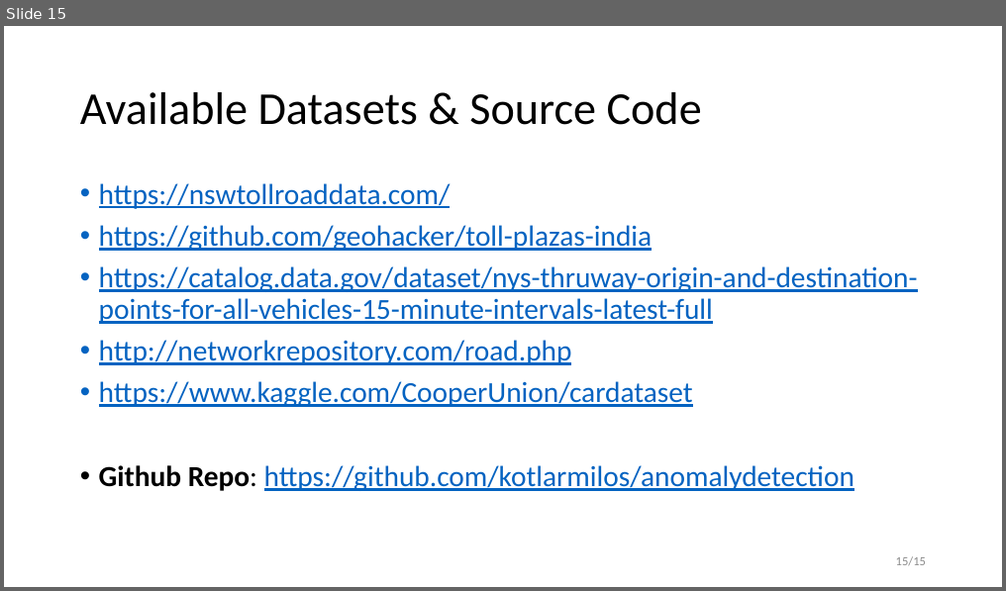
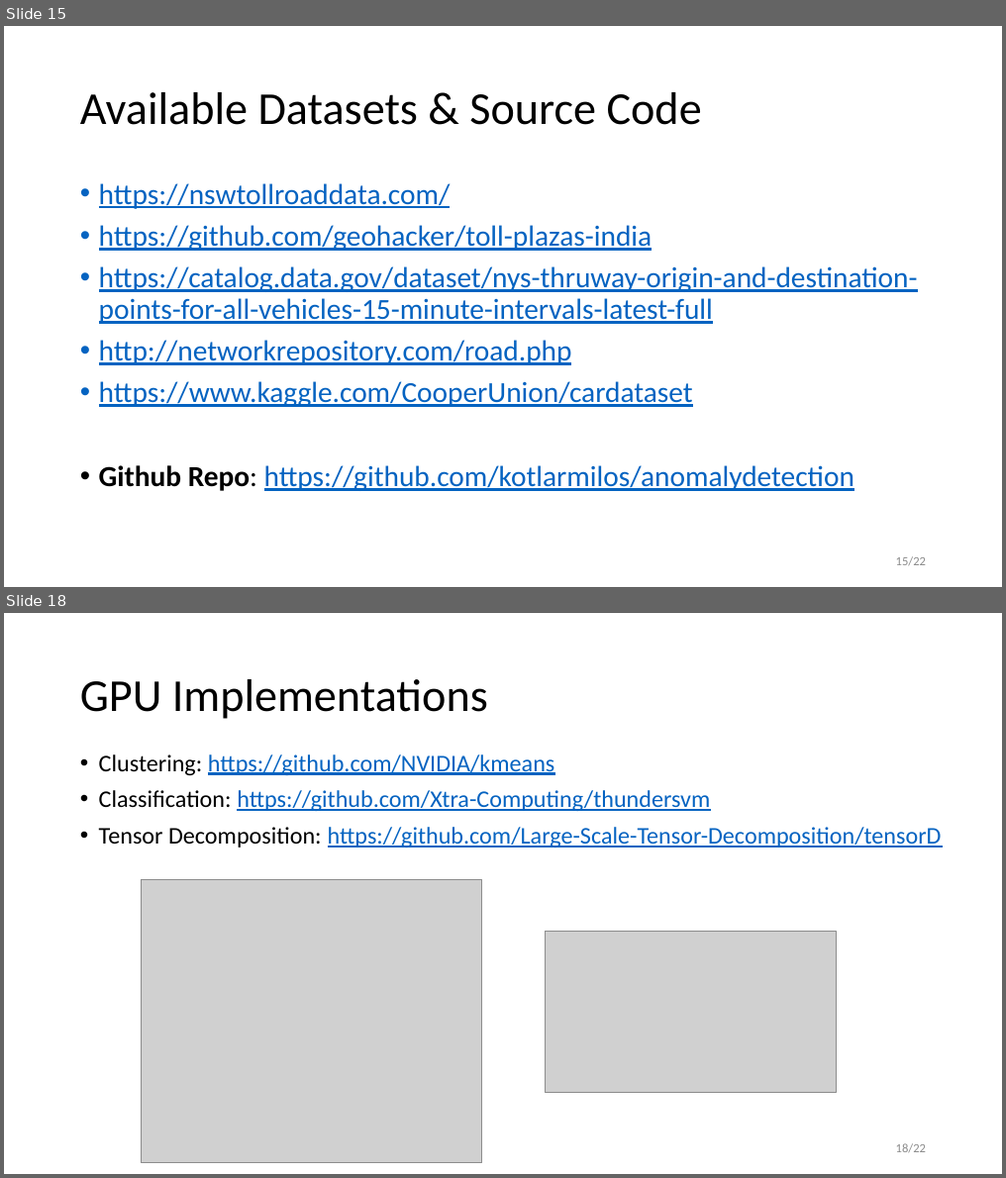
Before and after one commit to tyqh03/anomalydetection, a slide deck: doc/Real-Time Anomaly Detection System for Highway Traffic.pptx. Shown one above the other, each under a label of ours: slide 15 before the commit, slides 15 and 18 after it; the slides between them are not shown. The pictures are 1006x591 and 1006x1178 pixels, drawn with LibreOffice and Linux fonts; fonts in the diff are those of the drawing; grey boxes stand for pictures. Boxes give left, top, right and bottom in pixels: in the first picture for what was removed or moved away, otherwise in the second. Text is boxed around its words. In the diff, an @@ line names an element or a change of style, - is before the commit and + after.

```diff
--- a/doc/Real-Time Anomaly Detection System for Highway Traffic.pptx
+++ b/doc/Real-Time Anomaly Detection System for Highway Traffic.pptx
@@ slide 18 added at <box>4,613,1002,1174</box>, background #FFFFFF @@
@@ title added at <box>80,679,488,719</box>, 44 pt, text #000000 @@
+GPU Implementations
@@ text added at <box>99,755,942,848</box>, 23 pt, text #0563C1, underline @@
+• Clustering: https://github.com/NVIDIA/kmeans
+• Classification: https://github.com/Xtra-Computing/thundersvm
+• Tensor Decomposition: https://github.com/Large-Scale-Tensor-Decomposition/tensorD
@@ picture added at <box>141,879,482,1163</box> @@
@@ picture added at <box>546,931,837,1093</box> @@
@@ page number added at <box>896,1144,926,1154</box>, 12 pt, text #8C8C8C @@
+18/22
@@ page number at <box>896,557,926,567</box>: text changed @@
-15/15
+15/22
```
Also in this commit, not shown: 6 other slides added.
